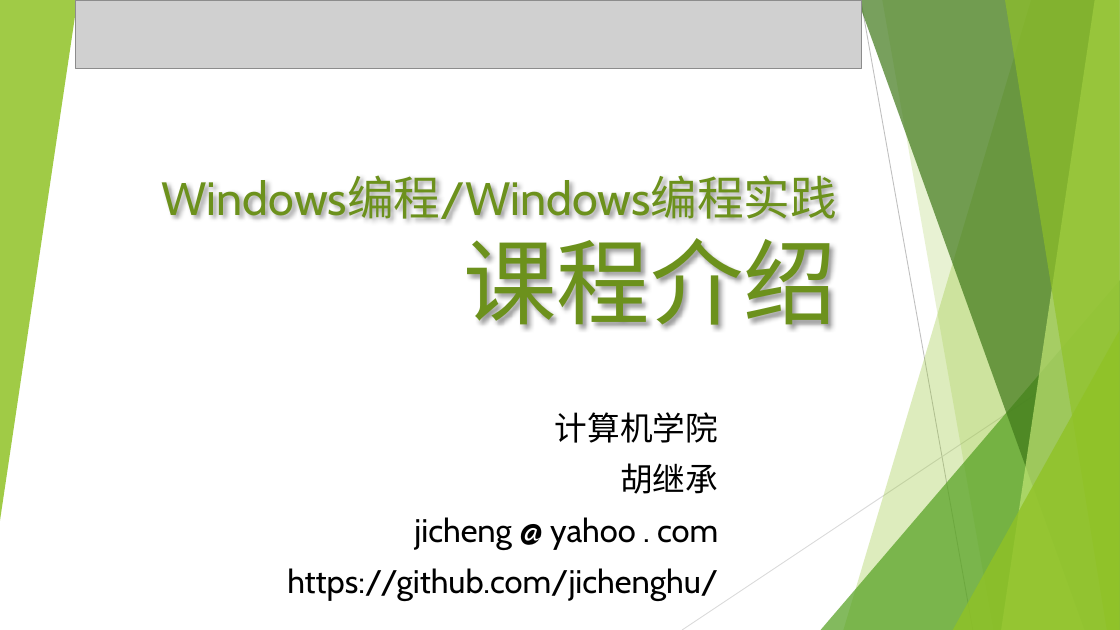
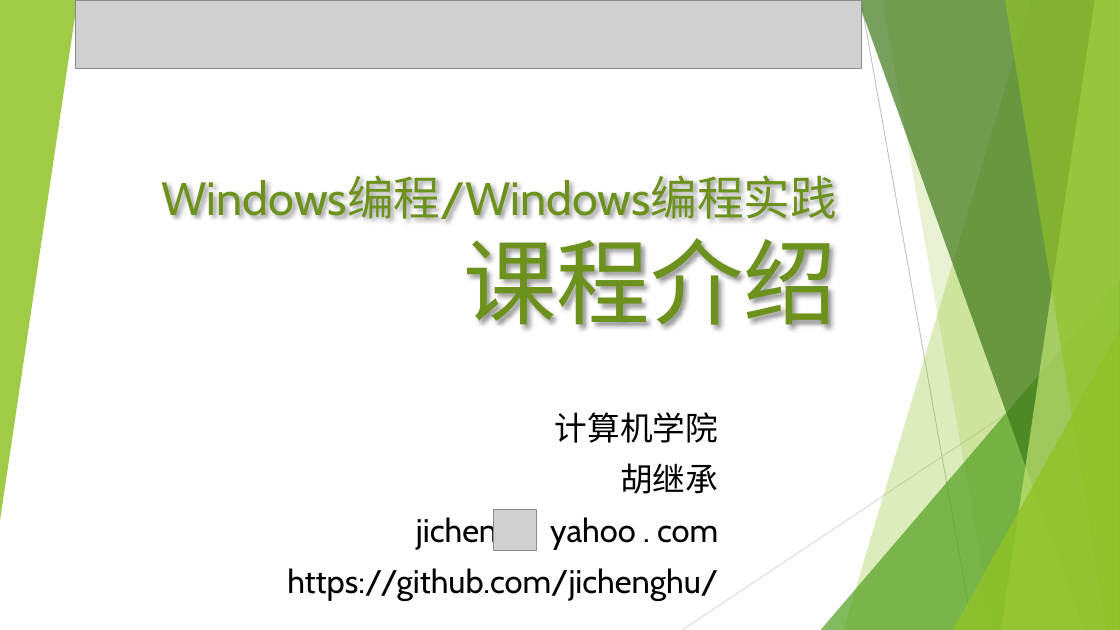
Before and after one commit to jichenghu/ppt_programmingWindows, a slide deck: slide 1 of introduction.pptx. Drawn at 1120x630 pixels with LibreOffice and Linux fonts; fonts in the diff are those of the drawing; grey boxes stand for pictures. Boxes give left, top, right and bottom in pixels: in the first picture for what was removed or moved away, otherwise in the second. Text is boxed around its words. In the diff, an @@ line names an element or a change of style, - is before the commit and + after.

Commit message:
updated

```diff
--- a/introduction.pptx
+++ b/introduction.pptx
@@ subtitle at [416,515,718,550]: text changed @@
-jicheng @ yahoo . com
+jicheng yahoo . com
@@ picture added at [494,510,537,551] @@
```
